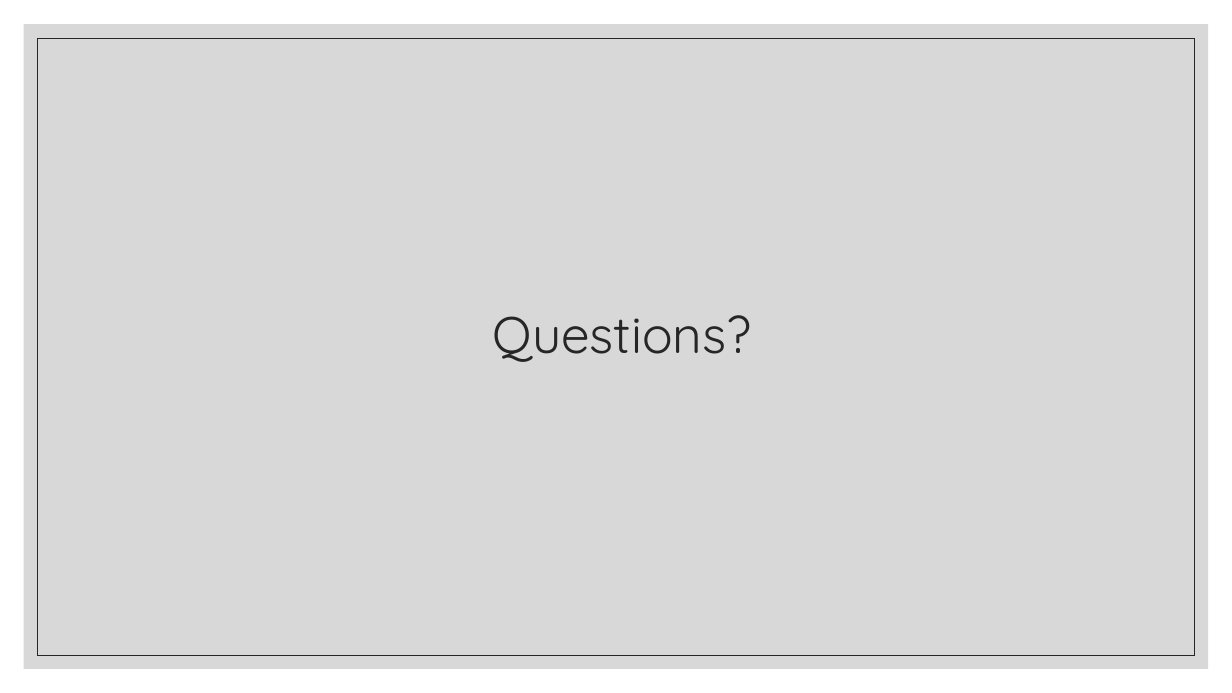
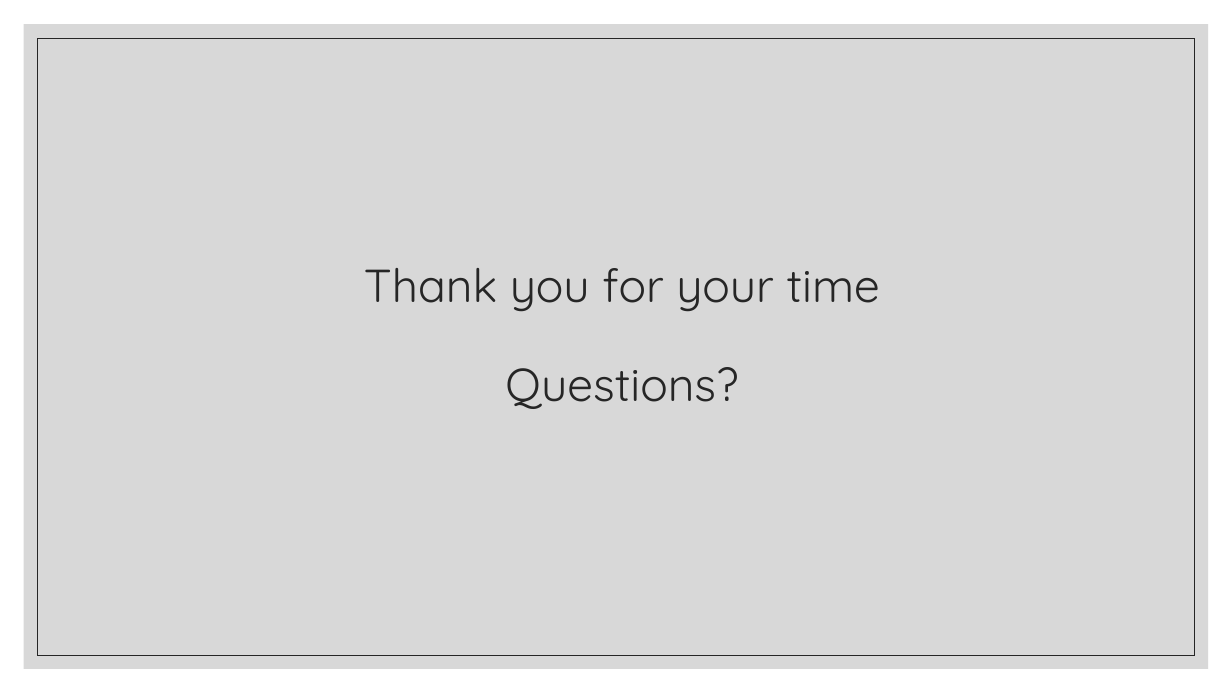
Before and after one commit to ssimmons9212/FedEX, a slide deck: slide 10 of Presentation/Fedex interview Round 2.pptx. Drawn at 1232x693 pixels with LibreOffice and Linux fonts; fonts in the diff are those of the drawing. Boxes give left, top, right and bottom in pixels: in the first picture for what was removed or moved away, otherwise in the second. Text is boxed around its words. In the diff, an @@ line names an element or a change of style, - is before the commit and + after.

```diff
--- a/Presentation/Fedex interview Round 2.pptx
+++ b/Presentation/Fedex interview Round 2.pptx
@@ title at (364,268,880,409): text changed; size 40 to 36 pt @@
-Questions?
+Thank you for your time
+Questions?
```
Also in this commit, not shown: 3 other slides changed, 1 other file.
